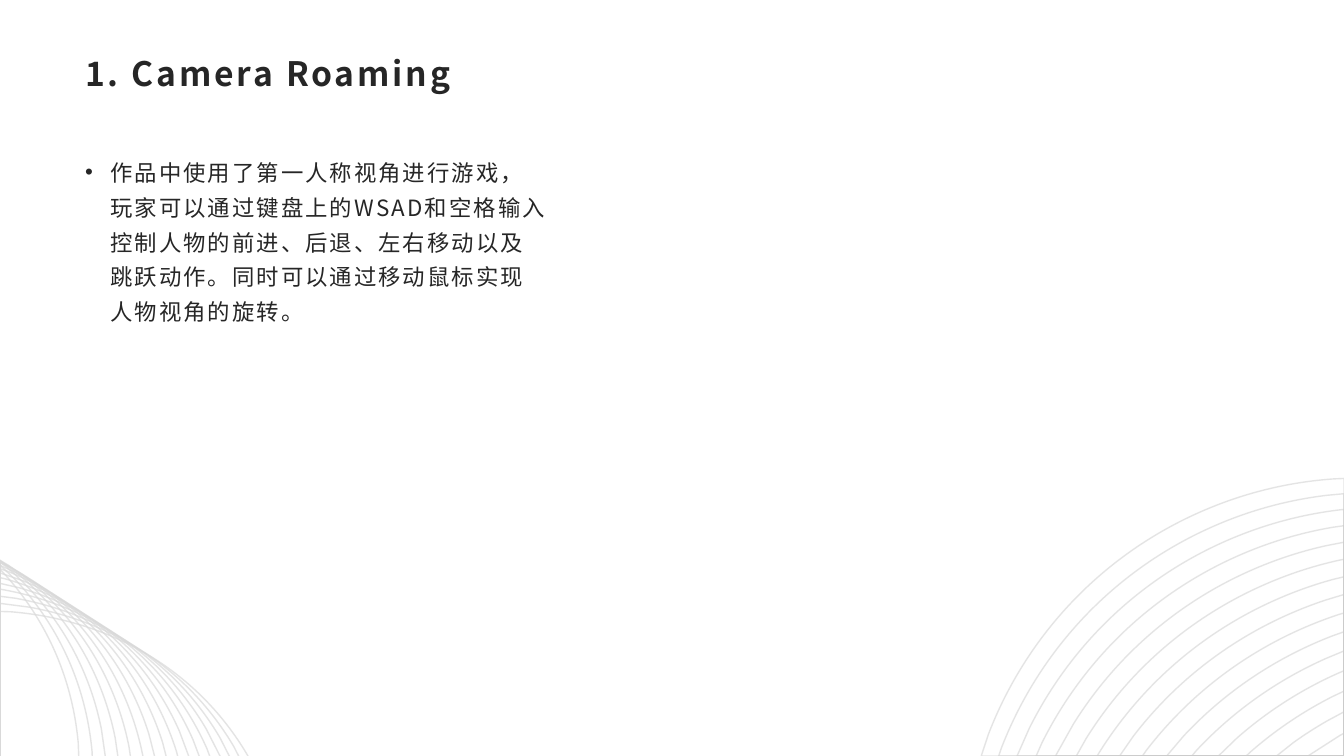
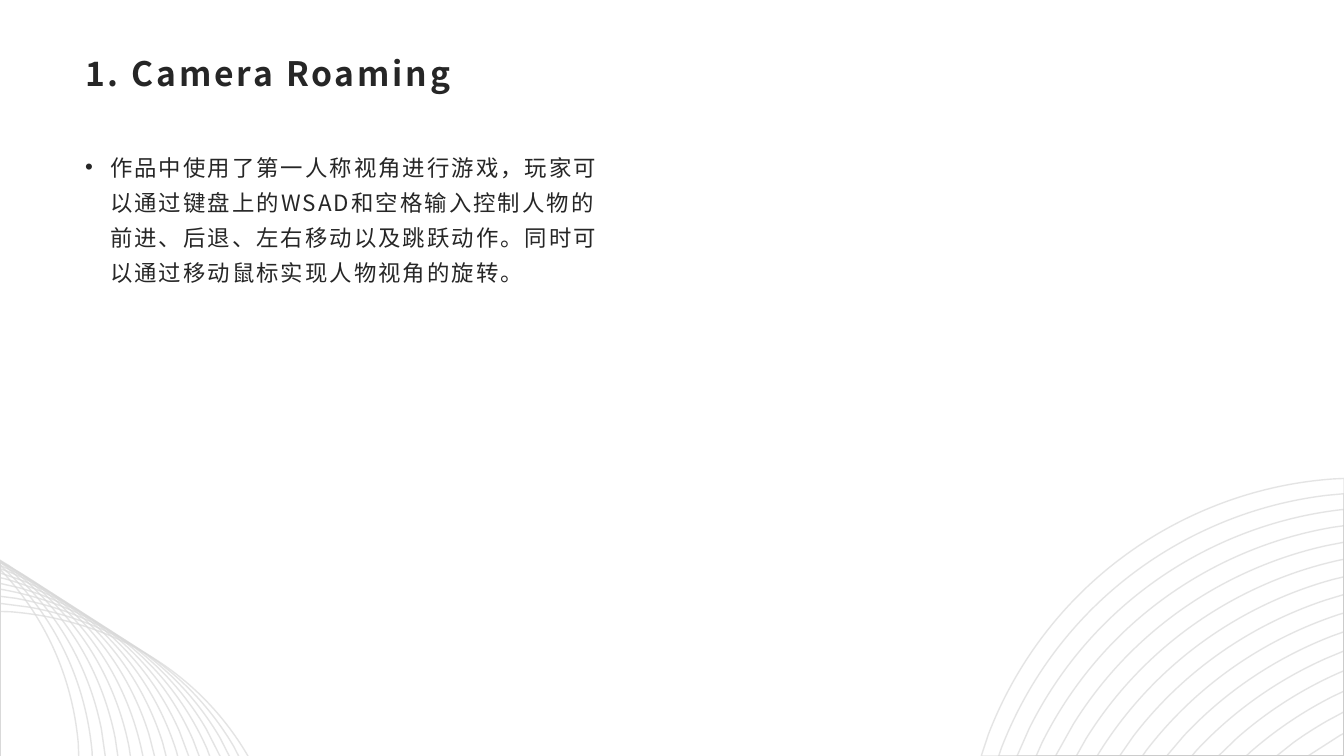
Before and after one commit to computer-graphic-2019/Group19, a slide deck: slide 8 of CG_final.pptx (slide 5 before the commit). Drawn at 1344x756 pixels with LibreOffice and Linux fonts; fonts in the diff are those of the drawing. Boxes give left, top, right and bottom in pixels: in the first picture for what was removed or moved away, otherwise in the second. Text is boxed around its words. In the diff, an @@ line names an element or a change of style, - is before the commit and + after.

```diff
--- a/CG_final.pptx
+++ b/CG_final.pptx
@@ text "作品中使用了第一人称视角进行游戏，玩家可以通过键盘上的WSAD和空格输入控制人物的前进、后退、左右移动以及跳跃动作。同时 ..." rewrapped from [110,162,523,322] to [110,157,596,283] @@
```
Also in this commit, not shown: 10 other slides changed, 10 slides added, 3 slides removed.
